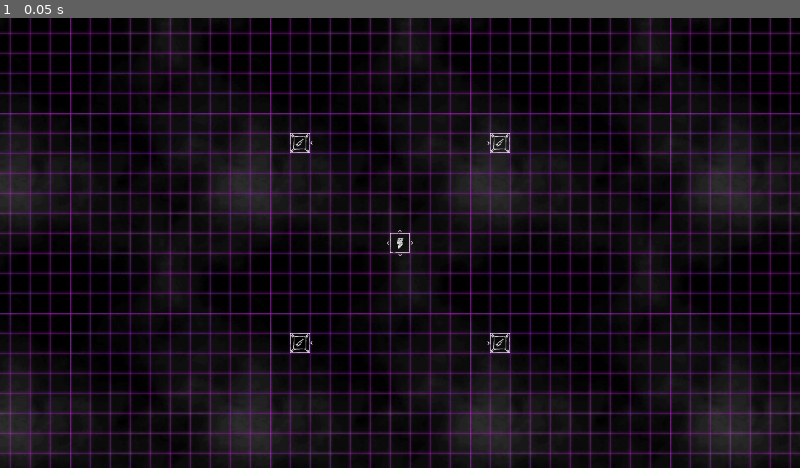
Above: before the commit, frame 1.
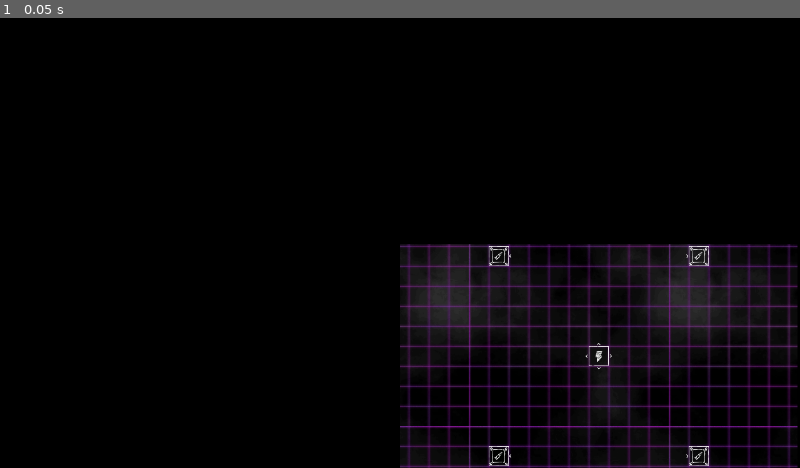
Above: after the commit, the same moment.

Repository: RafeHall/lame_jam
Game: Godot game, scene res://menus/game_menu/game_menu.tscn
Same seed, same stepped clock (60 frames per second), same inputs: the game is played once before the commit and once after it. Before the commit the project starts from res://menus/circuit_board/circuit_board_menu.tscn.
Inputs:
- Up to frame 1 (0.05 s): no input

The runs differ from the first frame. In frame 1, 35% of the frame differs, in the area x 0-100%, y 0-100%.

Commit message:
Updating scaling, aspect ratio and warning settings

Diff:
--- a/project.godot
+++ b/project.godot
@@ -11,7 +11,7 @@
 [application]
 
 config/name="LameJam"
-run/main_scene="res://menus/circuit_board/circuit_board_menu.tscn"
+run/main_scene="res://menus/game_menu/game_menu.tscn"
 config/features=PackedStringArray("4.0", "Forward Plus")
 config/icon="res://icon.svg"
 
@@ -23,6 +23,8 @@
 
 window/size/viewport_width=1280
 window/size/viewport_height=720
+window/stretch/mode="viewport"
+window/stretch/aspect="keep_height"
 
 [rendering]
 
